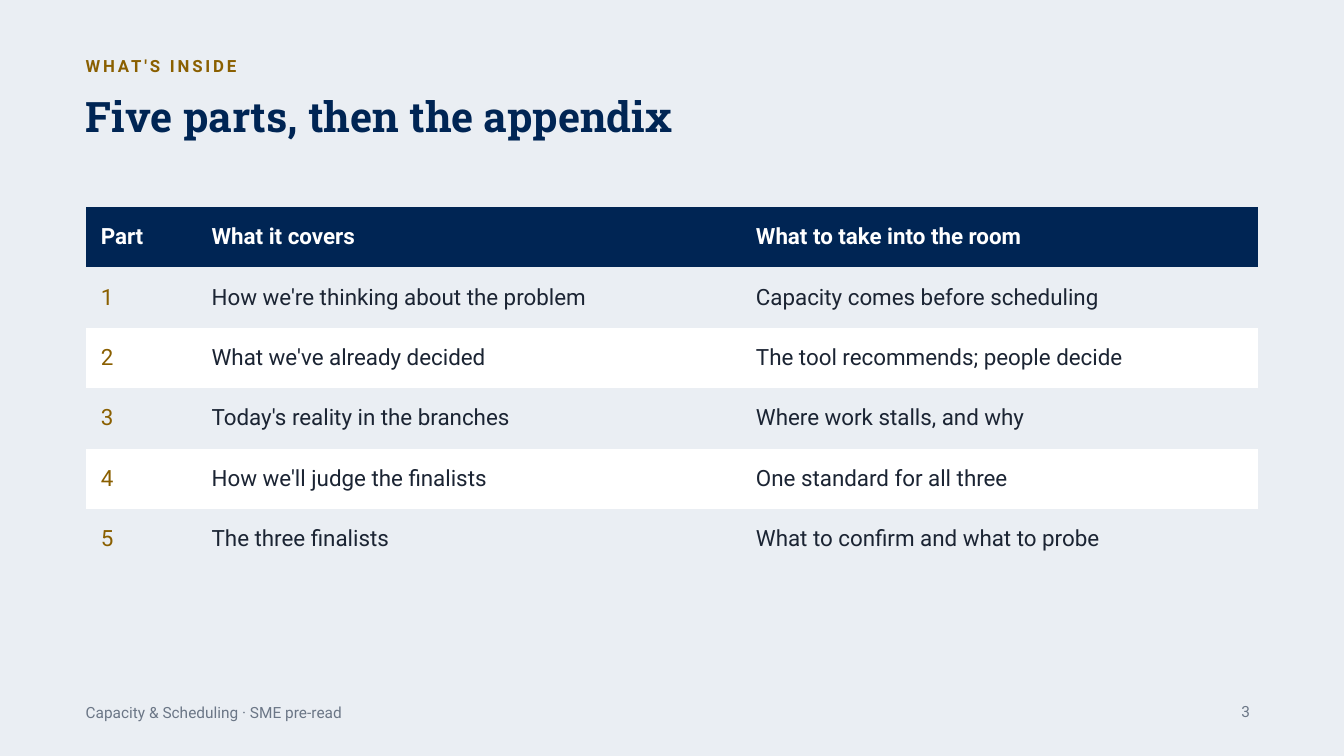
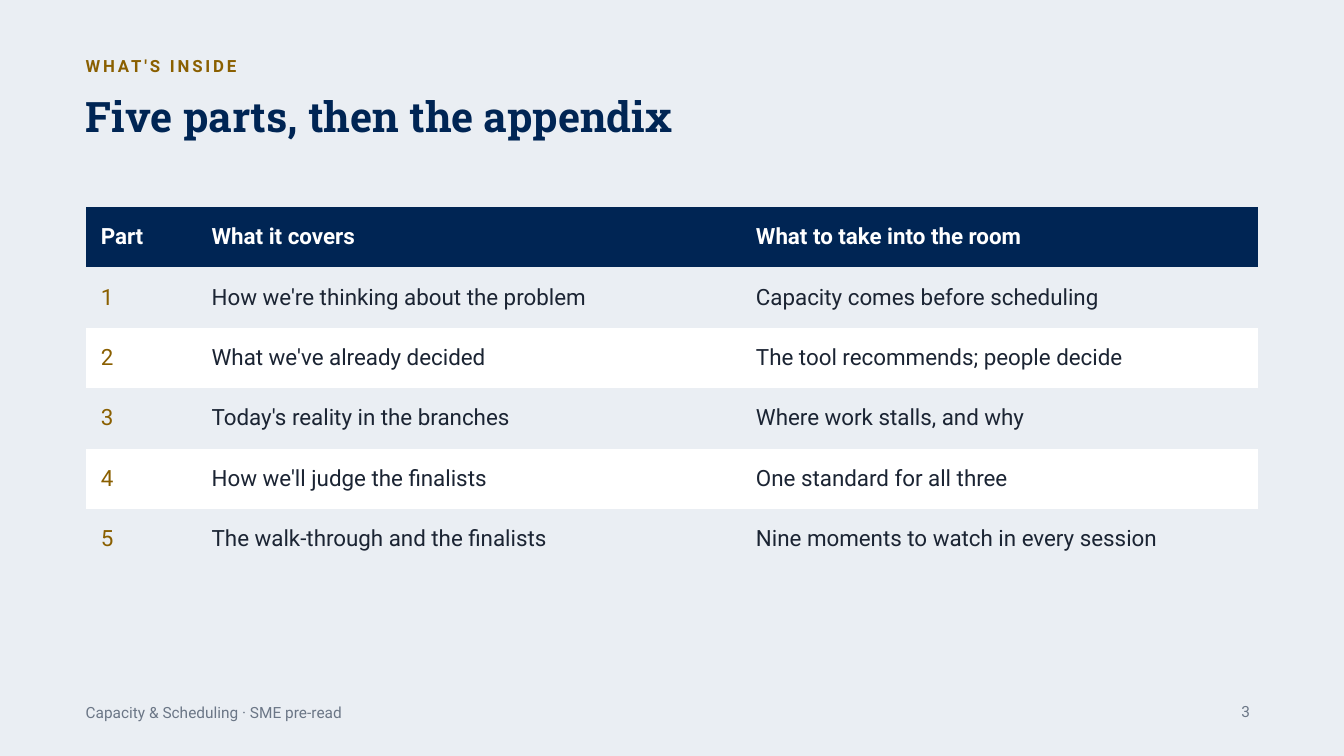
Before and after one commit to worker-max/compassus-capacity-pm, a slide deck: slide 3 of agents/compassus-capacity-pm/artifacts/Nashville-SME-PreRead.pptx. Drawn at 1344x756 pixels with LibreOffice and Linux fonts; fonts in the diff are those of the drawing. Boxes give left, top, right and bottom in pixels: in the first picture for what was removed or moved away, otherwise in the second. Text is boxed around its words. In the diff, an @@ line names an element or a change of style, - is before the commit and + after.

```diff
--- a/agents/compassus-capacity-pm/artifacts/Nashville-SME-PreRead.pptx
+++ b/agents/compassus-capacity-pm/artifacts/Nashville-SME-PreRead.pptx
@@ table at bbox=[86, 207, 1258, 555] @@
-row 6, column 2: The three finalists
+row 6, column 2: The walk-through and the finalists
-row 6, column 3: What to confirm and what to probe
+row 6, column 3: Nine moments to watch in every session
```
Also in this commit, not shown: 3 other slides changed, 6 slides added.
